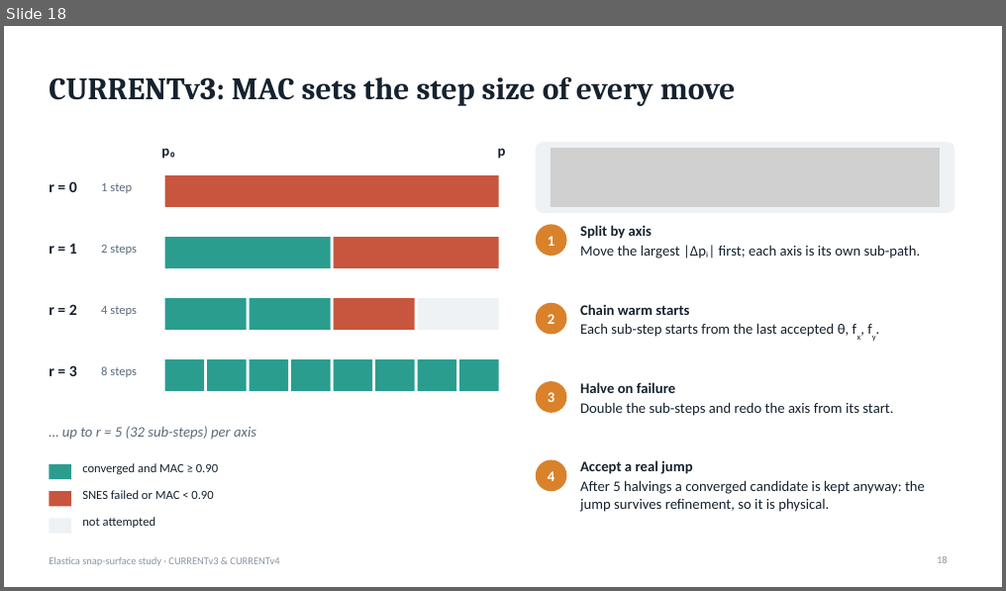
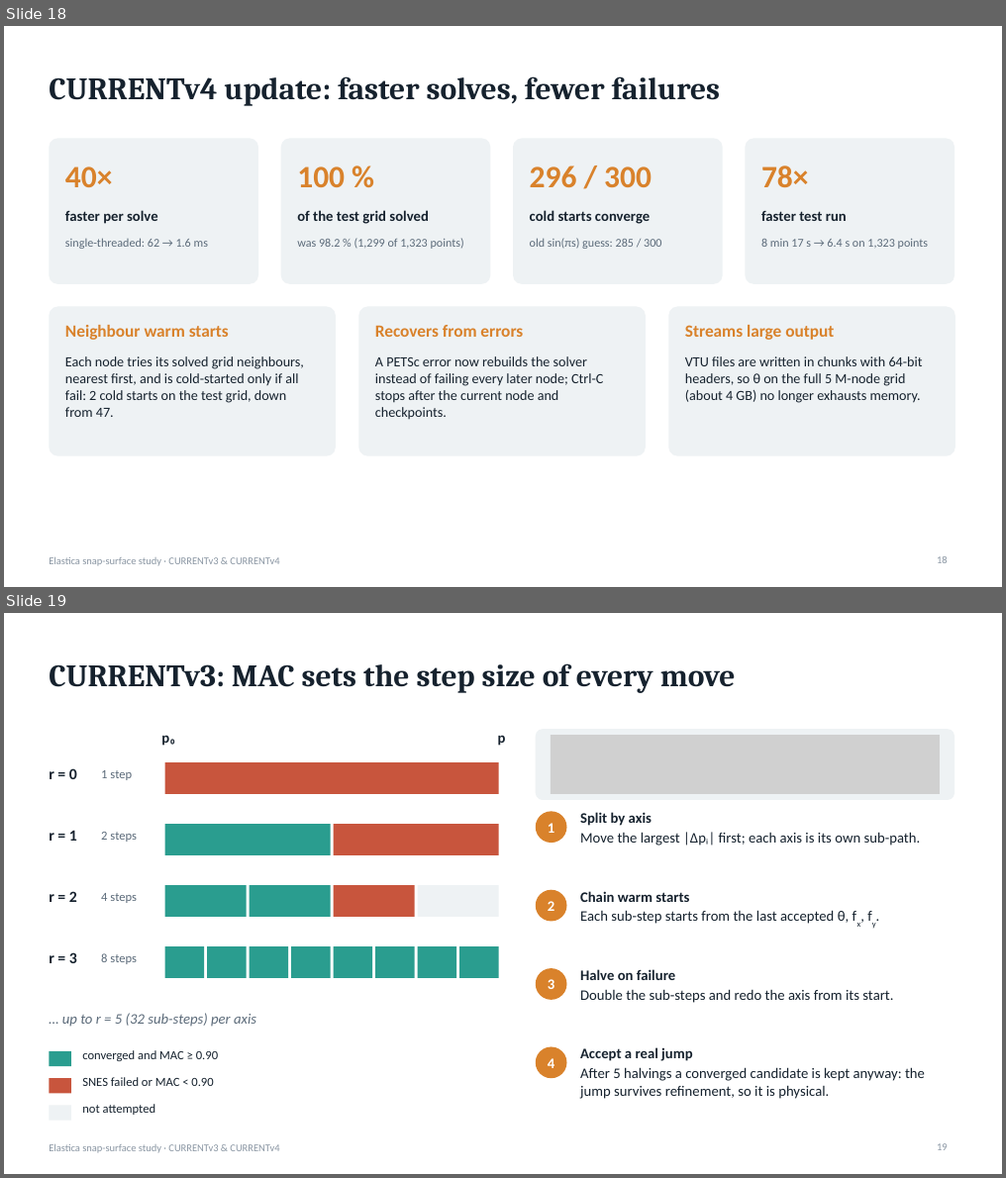
Before and after one commit to grraxx/elastica, a slide deck: presentation/elastica_snap_surface.pptx. Shown one above the other, each under a label of ours: slide 18 before the commit, slides 18 and 19 after it. The pictures are 1006x591 and 1006x1178 pixels, drawn with LibreOffice and Linux fonts; fonts in the diff are those of the drawing; grey boxes stand for pictures. Boxes give left, top, right and bottom in pixels: in the first picture for what was removed or moved away, otherwise in the second. Text is boxed around its words. In the diff, an @@ line names an element or a change of style, - is before the commit and + after.

```diff
--- a/presentation/elastica_snap_surface.pptx
+++ b/presentation/elastica_snap_surface.pptx
@@ slide 18 added at <box>4,26,1002,587</box>, background #FFFFFF; not listed: 1 template element that a slide beside it also shows @@
@@ title added at <box>49,76,721,106</box>, 30 pt, text #16222E, bold @@
+CURRENTv4 update: faster solves, fewer failures
@@ rounded rectangle added at <box>49,138,258,284</box>, fill #EEF2F4 @@
@@ rounded rectangle added at <box>281,138,491,284</box>, fill #EEF2F4 @@
@@ rounded rectangle added at <box>513,138,723,284</box>, fill #EEF2F4 @@
@@ rounded rectangle added at <box>746,138,954,284</box>, fill #EEF2F4 @@
@@ text added at <box>65,167,113,187</box>, 30 pt, text #D9822B, bold @@
+40×
@@ text added at <box>297,167,345,187</box>, 30 pt, text #D9822B, bold @@
+100 %
@@ text added at <box>530,166,651,188</box>, 30 pt, text #D9822B, bold @@
+296 / 300
@@ text added at <box>761,166,809,188</box>, 30 pt, text #D9822B, bold @@
+78×
@@ text added at <box>65,210,158,224</box>, 14 pt, text #16222E, bold @@
+faster per solve
@@ text added at <box>297,210,429,224</box>, 14 pt, text #16222E, bold @@
+of the test grid solved
@@ text added at <box>530,210,649,224</box>, 14 pt, text #16222E, bold @@
+cold starts converge
@@ text added at <box>761,211,846,221</box>, 14 pt, text #16222E, bold @@
+faster test run
@@ text added at <box>65,238,208,249</box>, 11.5 pt, text #5C6B7A @@
+single-threaded: 62 → 1.6 ms
@@ text added at <box>297,238,464,249</box>, 11.5 pt, text #5C6B7A @@
+was 98.2 % (1,299 of 1,323 points)
@@ text added at <box>530,238,661,249</box>, 11.5 pt, text #5C6B7A @@
+old sin(πs) guess: 285 / 300
@@ text added at <box>761,239,929,249</box>, 11.5 pt, text #5C6B7A @@
+8 min 17 s → 6.4 s on 1,323 points
@@ rounded rectangle added at <box>49,307,336,457</box>, fill #EEF2F4 @@
@@ rounded rectangle added at <box>358,307,646,457</box>, fill #EEF2F4 @@
@@ rounded rectangle added at <box>668,307,955,457</box>, fill #EEF2F4 @@
@@ text added at <box>65,325,229,340</box>, 16.5 pt, text #D9822B, bold @@
+Neighbour warm starts
@@ text added at <box>375,325,523,337</box>, 16.5 pt, text #D9822B, bold @@
+Recovers from errors
@@ text added at <box>685,325,834,340</box>, 16.5 pt, text #D9822B, bold @@
+Streams large output
@@ text added at <box>65,357,304,417</box>, 13.5 pt, text #16222E @@
+Each node tries its solved grid neighbours, nearest first, and is cold-started only if all fail: 2 cold starts on the test grid, down from 47.
@@ text added at <box>375,357,603,420</box>, 13.5 pt, text #16222E @@
+A PETSc error now rebuilds the solver instead of failing every later node; Ctrl-C stops after the current node and checkpoints.
@@ text added at <box>685,357,923,403</box>, 13.5 pt, text #16222E @@
+VTU files are written in chunks with 64-bit headers, so θ on the full 5 M-node grid (about 4 GB) no longer exhausts memory.
@@ page number added at <box>937,557,947,564</box>, 10 pt, text #8A96A3 @@
+18
@@ what was slide 18 is now slide 19 @@
```
Also in this commit, not shown: 6 slides changed, 3 other files.
